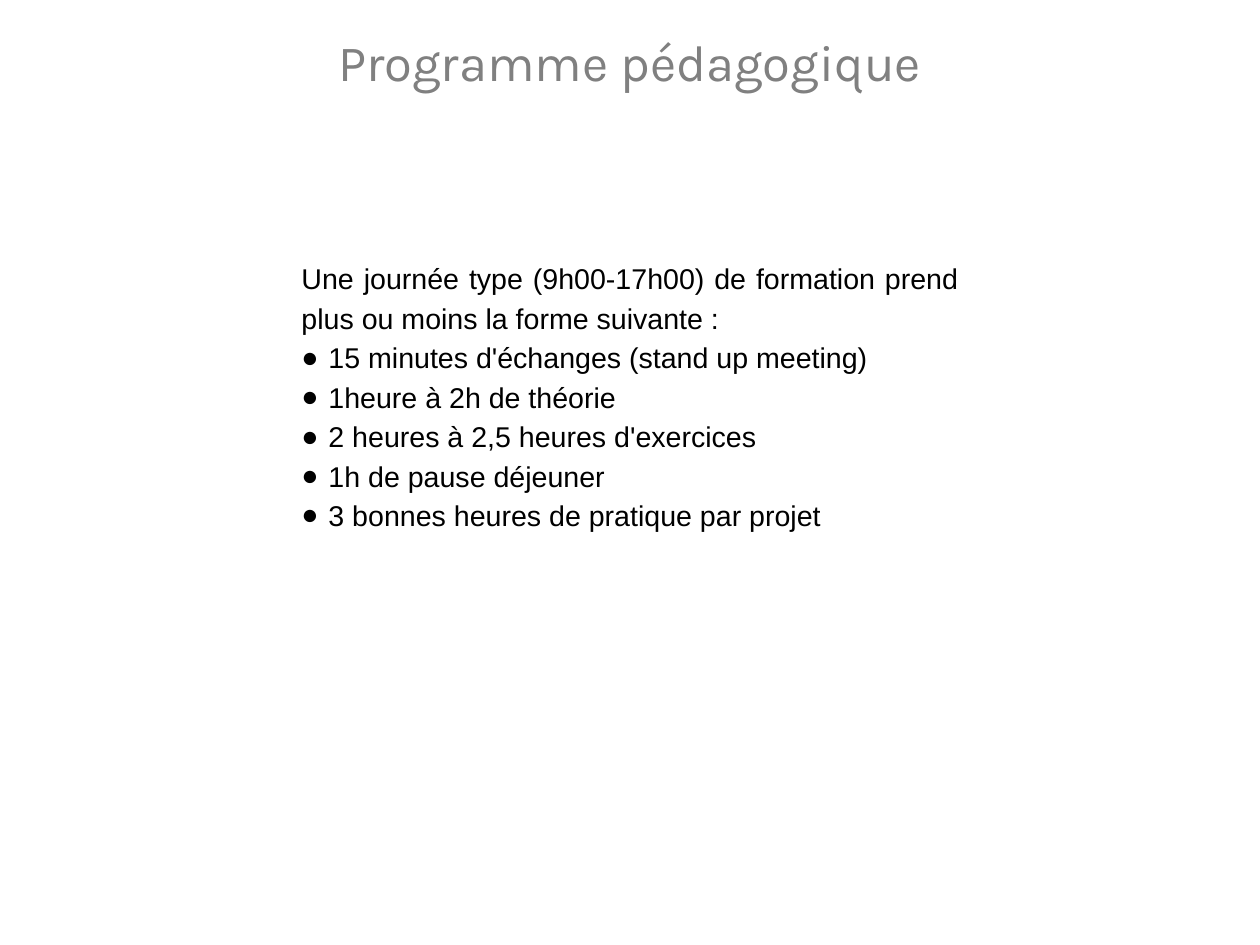
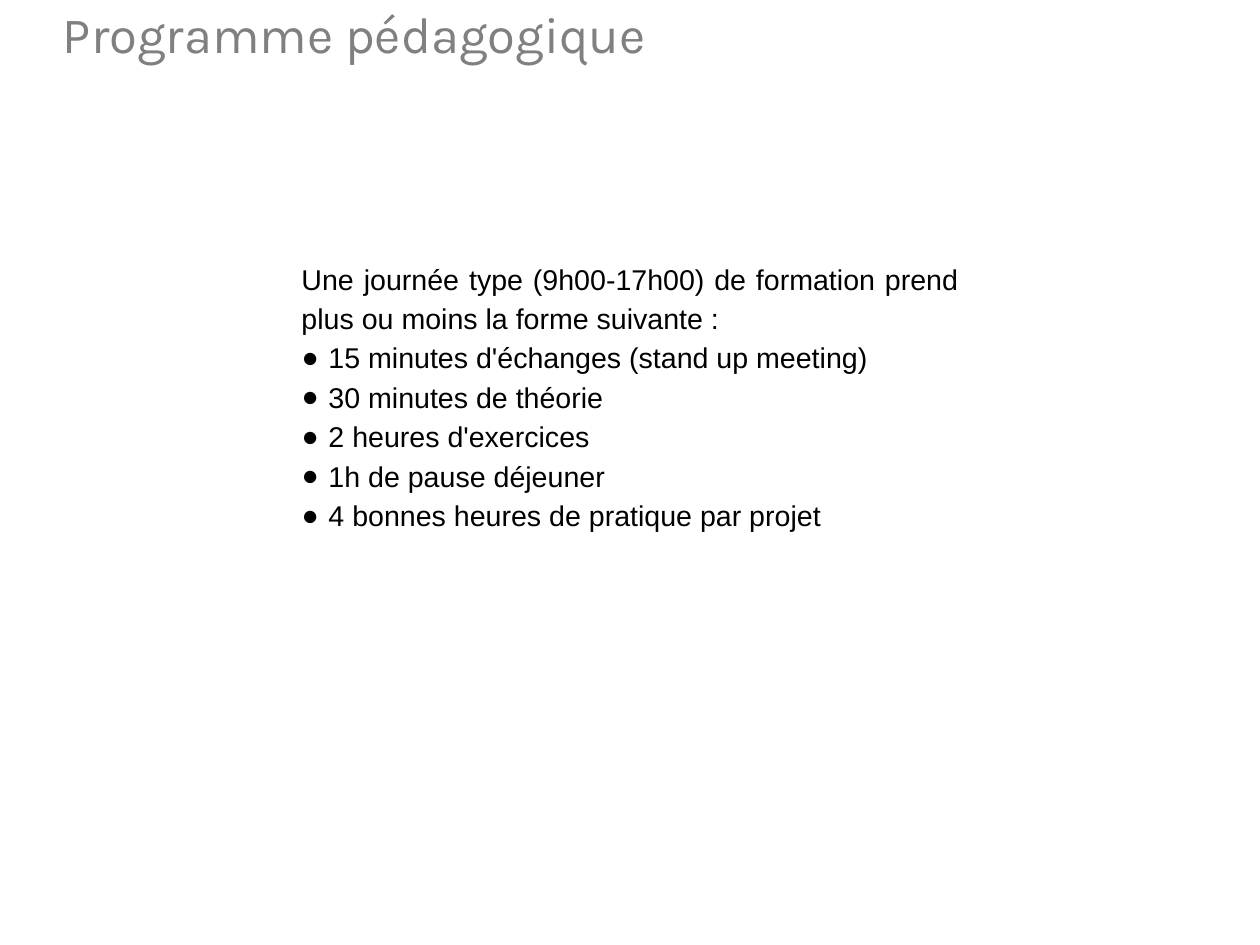
Before and after one commit to SimplonSt-Gaudens/programme-web-dev-promo-2, a slide deck: slide 6 of Prairie/00_Prez promo St-GO#2.odp.pptx. Drawn at 1260x945 pixels with LibreOffice and Linux fonts; fonts in the diff are those of the drawing; background and template pictures are left out. Boxes give left, top, right and bottom in pixels: in the first picture for what was removed or moved away, otherwise in the second. Text is boxed around its words. In the diff, an @@ line names an element or a change of style, - is before the commit and + after.

```diff
--- a/Prairie/00_Prez promo St-GO#2.odp.pptx
+++ b/Prairie/00_Prez promo St-GO#2.odp.pptx
@@ text "Programme pédagogique Journée type": place and size @@
-text "Programme pédagogique Journée type" at [338,42,921,181]
+text "Programme pédagogique Journée type" at [63,14,646,152]
@@ text at [328,387,603,448]: text changed @@
-● 1heure à 2h de théorie
-● 2 heures à 2,5 heures d'exercices
+● 30 minutes de théorie
+● 2 heures d'exercices
@@ text at [328,505,820,532]: text changed @@
-● 3 bonnes heures de pratique par projet
+● 4 bonnes heures de pratique par projet
```
Also in this commit, not shown: 10 other slides changed.
